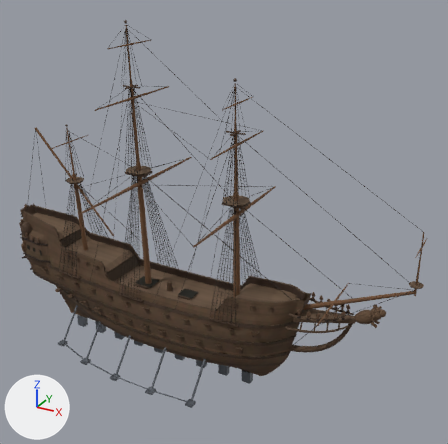
Two versions of the glTF model assets/models/vasa.glb, one commit apart.
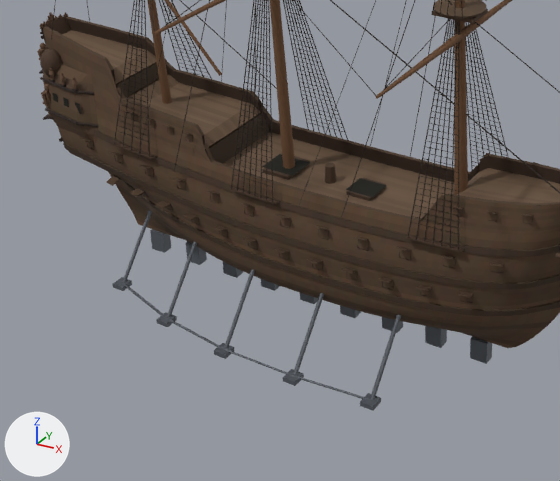
There are two pictures of each version: one whole from a 50 mm camera at (53.0, -73.2, 61.6) aimed at (11.4, 2.5, 23.8), one close up on the part from 0% to 64% of the width and 44% to 100% of the height. Every picture has the same lights, and +X, +Y and +Z are marked at lower left. The first two pictures are the older version. Where no turn or scale is listed for an object, it has been applied to the vertices. Vertices at exactly the same position are counted once.

Names of what the first close-up shows: 'cradle-steel', 'hull', 'rigging', 'stern-carvings'.
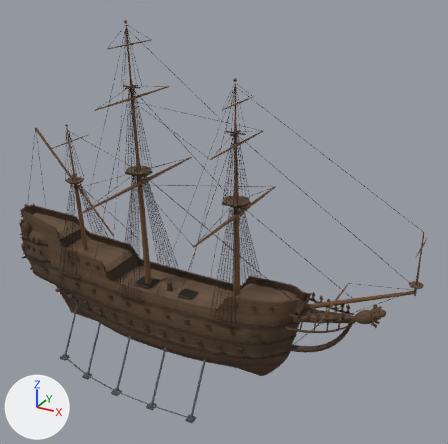
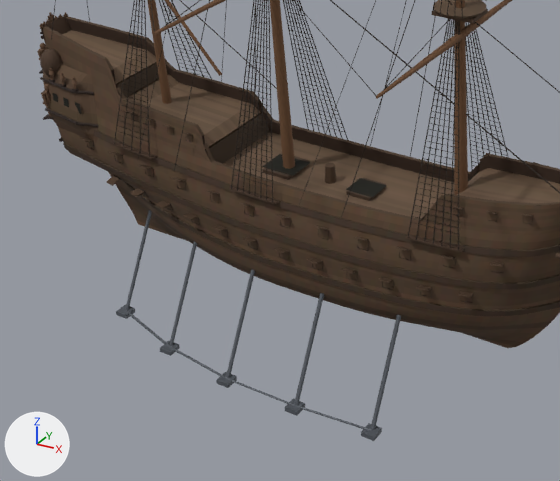
What differs and where, as boxes [x1, y1, x2, y2] in the close-ups (560 x 481 px; the box of a moved part takes in the faces that stretch with it):
'cradle-steel', reshaped, moved, rescaled
    before: [113, 210, 492, 411]
    after: [116, 210, 401, 441]
part 1 of me_mesh_3, moved or reshaped
    before: [123, 210, 152, 282]
    after: [125, 210, 152, 310]
part 2 of me_mesh_3, moved or reshaped
    before: [113, 277, 132, 291]
    after: [116, 305, 135, 319]
part 3 of me_mesh_3, moved or reshaped
    before: [167, 242, 197, 317]
    after: [169, 242, 197, 346]
part 4 of me_mesh_3, moved or reshaped
    before: [156, 312, 177, 327]
    after: [160, 341, 180, 356]
part 5 of me_mesh_3, moved or reshaped
    before: [225, 269, 255, 348]
    after: [226, 269, 255, 378]
part 6 of me_mesh_3, moved or reshaped
    before: [214, 343, 234, 359]
    after: [216, 372, 237, 388]
part 7 of me_mesh_3, moved or reshaped
    before: [293, 293, 324, 375]
    after: [294, 293, 324, 405]
part 8 of me_mesh_3, moved or reshaped
    before: [283, 369, 304, 386]
    after: [285, 399, 305, 416]
part 9 of me_mesh_3, moved or reshaped
    before: [371, 315, 401, 399]
    after: [371, 315, 401, 430]
part 10 of me_mesh_3, moved or reshaped
    before: [360, 393, 381, 411]
    after: [361, 423, 382, 441]
part 11 of me_mesh_3, moved or reshaped
    before: [121, 282, 371, 400]
    after: [125, 309, 371, 430]
part 12 of me_mesh_3, deleted
    before: [150, 229, 492, 364]

The change, as a list of edits to the scene's bpy script:
```text
Change me_mesh_3:
    used by ob_cradle_steel; parent = ob_cradle; location = (0.0, 0.0, 0.75); scale = (17.8, 17.8, 17.8)
    remove me_mesh_3.from_pydata(...)  # 326 vertices, 516 faces; spans x -1.0..1.0, y -0.58..0.58, z -0.16..0.16
    add me_mesh_3.from_pydata(...)  # 254 vertices, 408 faces; spans x -1.0..1.0, y -0.71..0.71, z -0.3..0.3
    me_mesh_3 part 1: the loose piece of 10 vertices spanning x -0.91..-0.89, y -0.38..-0.1, z -0.16..0.16 is scaled about its middle by (1.22, 1.22, 1.88), then moved by (-0.06, -0.05, 0.0)
    me_mesh_3 part 2: the loose piece of 8 vertices spanning x -0.94..-0.87, y -0.4..-0.33, z -0.15..-0.13 is moved by (-0.06, -0.08, -0.13)
    me_mesh_3 part 3: the loose piece of 10 vertices spanning x -0.52..-0.5, y -0.5..-0.23, z -0.16..0.16 is scaled about its middle by (1.22, 1.22, 1.88), then moved by (0.03, -0.08, 0.0)
    me_mesh_3 part 4: the loose piece of 8 vertices spanning x -0.54..-0.47, y -0.52..-0.46, z -0.15..-0.13 is moved by (0.03, -0.11, -0.13)
    me_mesh_3 part 5: the loose piece of 10 vertices spanning x -0.12..-0.1, y -0.56..-0.28, z -0.16..0.16 is scaled about its middle by (1.22, 1.22, 1.88), then moved by (0.11, -0.09, 0.0)
    me_mesh_3 part 6: the loose piece of 8 vertices spanning x -0.15..-0.08, y -0.58..-0.51, z -0.15..-0.13 is moved by (0.11, -0.12, -0.13)
    me_mesh_3 part 7: the loose piece of 10 vertices spanning x 0.27..0.29, y -0.56..-0.28, z -0.16..0.16 is scaled about its middle by (1.21, 1.22, 1.88), then moved by (0.2, -0.09, 0.0)
    me_mesh_3 part 8: the loose piece of 8 vertices spanning x 0.25..0.32, y -0.58..-0.52, z -0.15..-0.13 is moved by (0.2, -0.12, -0.13)
    me_mesh_3 part 9: the loose piece of 10 vertices spanning x 0.66..0.69, y -0.53..-0.26, z -0.16..0.16 is scaled about its middle by (1.22, 1.22, 1.88), then moved by (0.28, -0.08, 0.0)
    me_mesh_3 part 10: the loose piece of 8 vertices spanning x 0.64..0.71, y -0.56..-0.49, z -0.15..-0.13 is moved by (0.28, -0.11, -0.13)
    me_mesh_3 part 11: the loose piece of 37 vertices spanning x -0.9..0.68, y -0.56..-0.36, z -0.14..-0.13 is scaled about its middle by 1.22, then moved by (0.11, -0.1, -0.13)
    me_mesh_3 part 12: 9 loose pieces with 72 vertices, spanning x -1.0..1.0, y -0.03..0.03, z -0.15..-0.04, are deleted
    other edits to the shape of me_mesh_3 do not show in these pictures
Change ob_cradle_steel:
    ob_cradle_steel.location: (0.0, 0.0, 0.75) -> (-2.0, 0.0, -0.75)
    ob_cradle_steel.scale: (17.8, 17.8, 17.8) -> (14.6, 14.6, 14.6)
```
